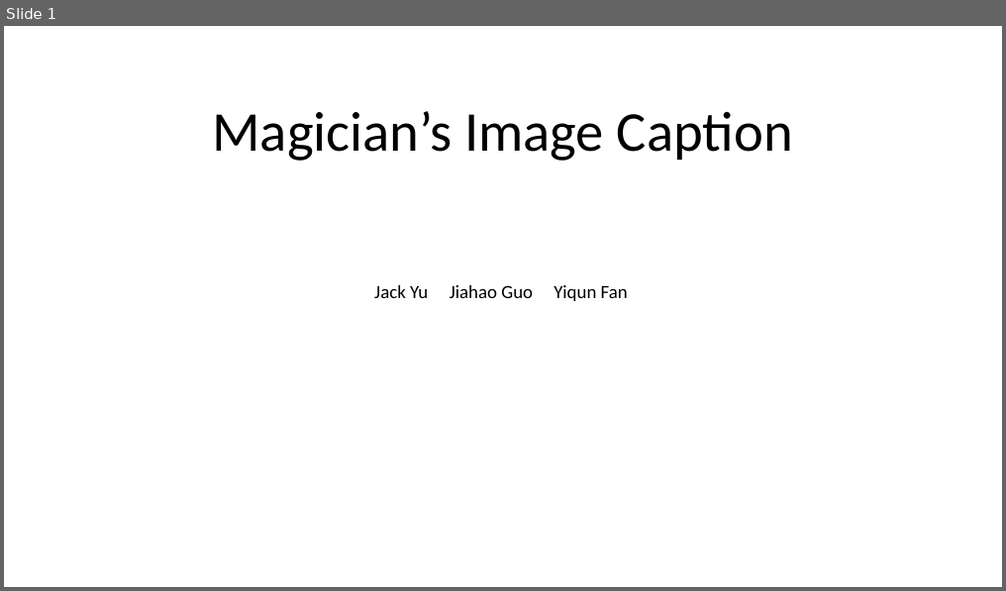
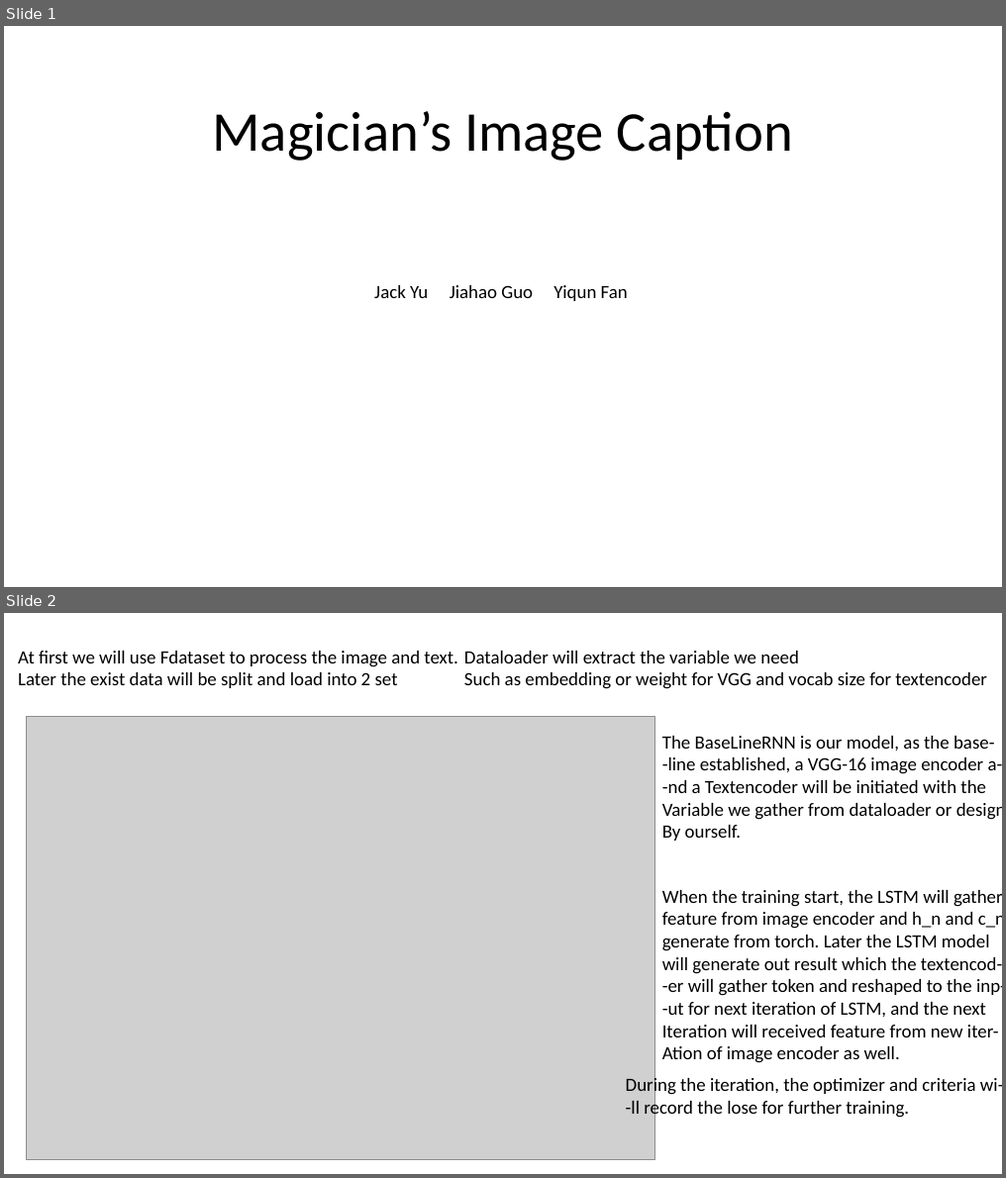
Before and after one commit to Kive1ru/CS-175-Image-Caption, a slide deck: project presentation (WIP).pptx. Shown one above the other, each under a label of ours: slide 1 before the commit, slides 1 and 2 after it. The pictures are 1006x591 and 1006x1178 pixels, drawn with LibreOffice and Linux fonts; fonts in the diff are those of the drawing; grey boxes stand for pictures. Boxes give left, top, right and bottom in pixels: in the first picture for what was removed or moved away, otherwise in the second. Text is boxed around its words. In the diff, an @@ line names an element or a change of style, - is before the commit and + after.

Commit message:
update presentation slide, create eval function and link of report.
Update presentation (missing result and lesson learn)
create eval for later use
modifed readme to include the link to project report.

```diff
--- a/project presentation (WIP).pptx
+++ b/project presentation (WIP).pptx
@@ slide 2 added at bbox=[4, 613, 1002, 1174], background #FFFFFF @@
@@ text added at bbox=[18, 651, 458, 688], 18 pt, text #000000 @@
+At first we will use Fdataset to process the image and text.
+Later the exist data will be split and load into 2 set
@@ text added at bbox=[464, 651, 987, 689], 18 pt, text #000000 @@
+Dataloader will extract the variable we need
+Such as embedding or weight for VGG and vocab size for textencoder
@@ picture added at bbox=[27, 717, 654, 1160] @@
@@ text added at bbox=[662, 736, 1002, 841], 18 pt, text #000000 @@
+The BaseLineRNN is our model, as the base-
+-line established, a VGG-16 image encoder a-
+-nd a Textencoder will be initiated with the
+Variable we gather from dataloader or design
+By ourself.
@@ text added at bbox=[662, 890, 1002, 1063], 18 pt, text #000000 @@
+When the training start, the LSTM will gather
+feature from image encoder and h_n and c_n
+generate from torch. Later the LSTM model
+will generate out result which the textencod-
+-er will gather token and reshaped to the inp-
+-ut for next iteration of LSTM, and the next
+Iteration will received feature from new iter-
+Ation of image encoder as well.
@@ text added at bbox=[626, 1075, 1002, 1119], 18 pt, text #000000 @@
+During the iteration, the optimizer and criteria wi-
+-ll record the lose for further training.
```
Also in this commit, not shown: 1 slide changed, 1 other slide added, 2 slides removed, 2 other files.
